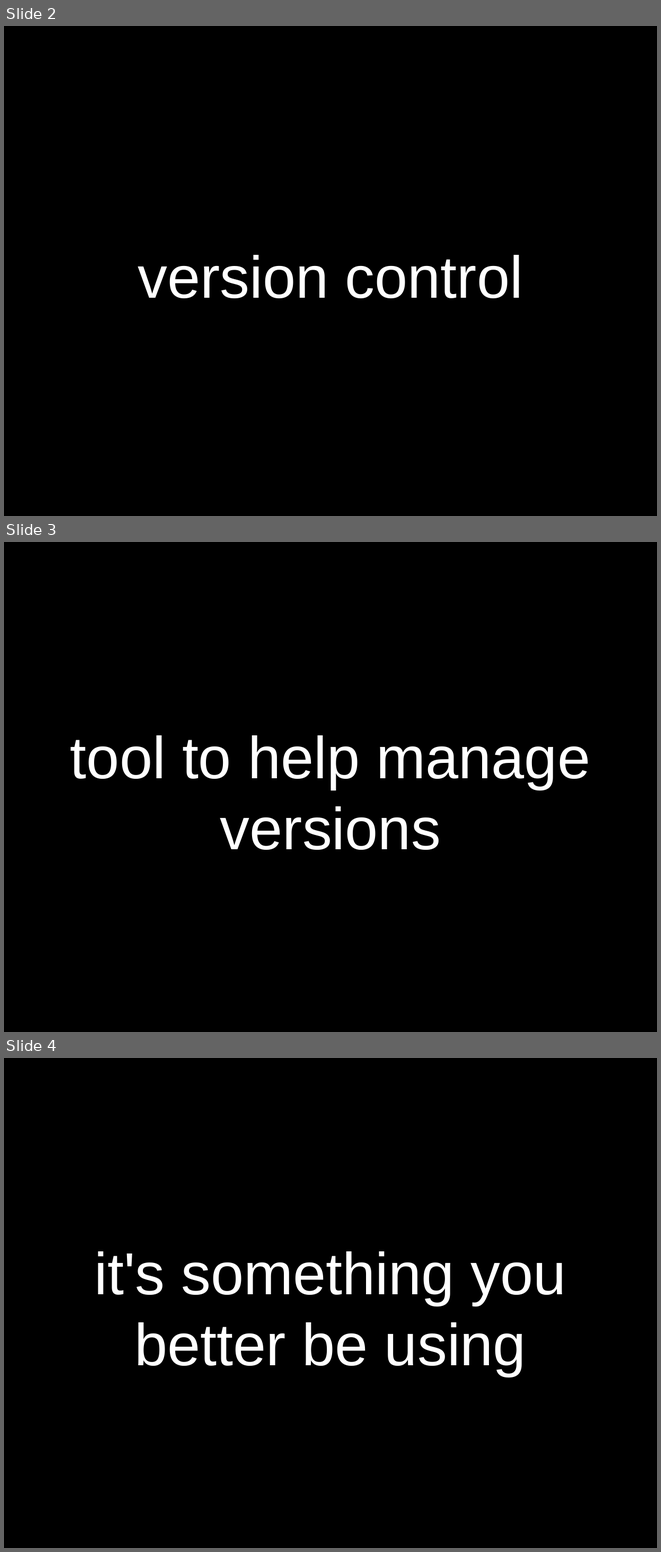
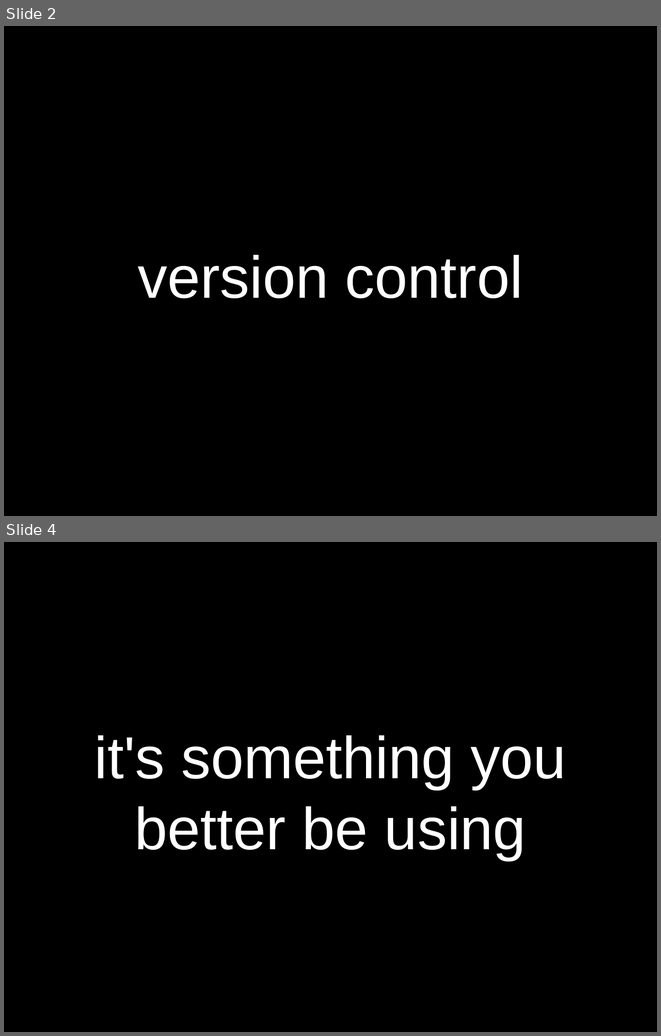
Before and after one commit to sneakin/git-presentation, a slide deck: slides.odp. Shown one above the other, each under a label of ours: slides 2, 3 and 4 before the commit, slides 2 and 4 after it; the slides between them are not shown. The pictures are 661x1552 and 661x1036 pixels, drawn with LibreOffice and Linux fonts; fonts in the diff are those of the drawing. Boxes give left, top, right and bottom in pixels: in the first picture for what was removed or moved away, otherwise in the second. Text is boxed around its words. In the diff, an @@ line names an element or a change of style, - is before the commit and + after.

```diff
--- a/slides.odp
+++ b/slides.odp
@@ slide 3 removed at (4,542,657,1032), background #000000 @@
@@ title removed at (70,735,590,850) @@
-tool to help manage versions
```
Also in this commit, not shown: 1 slide changed, 6 slides added, 1 other slide removed.
